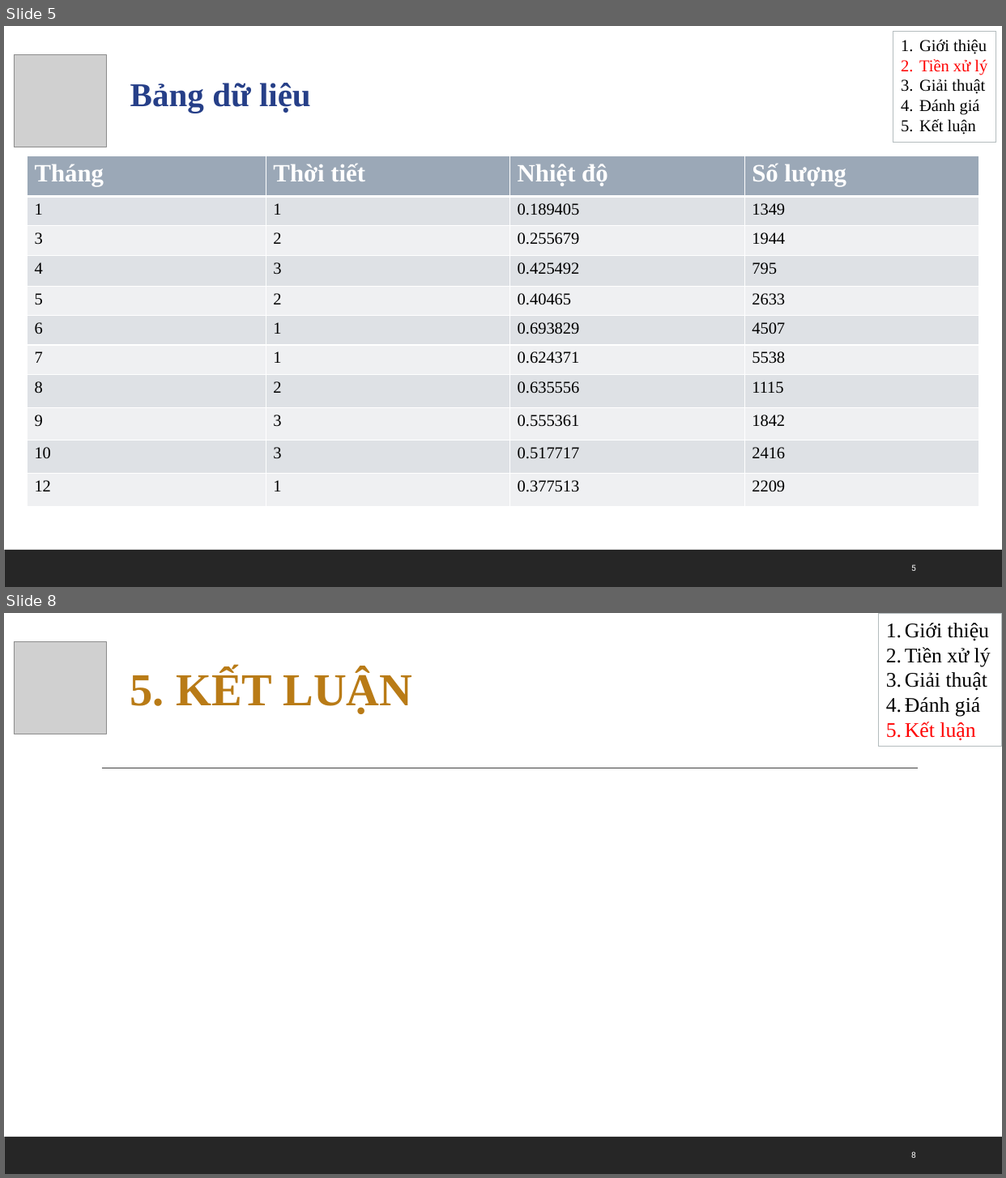
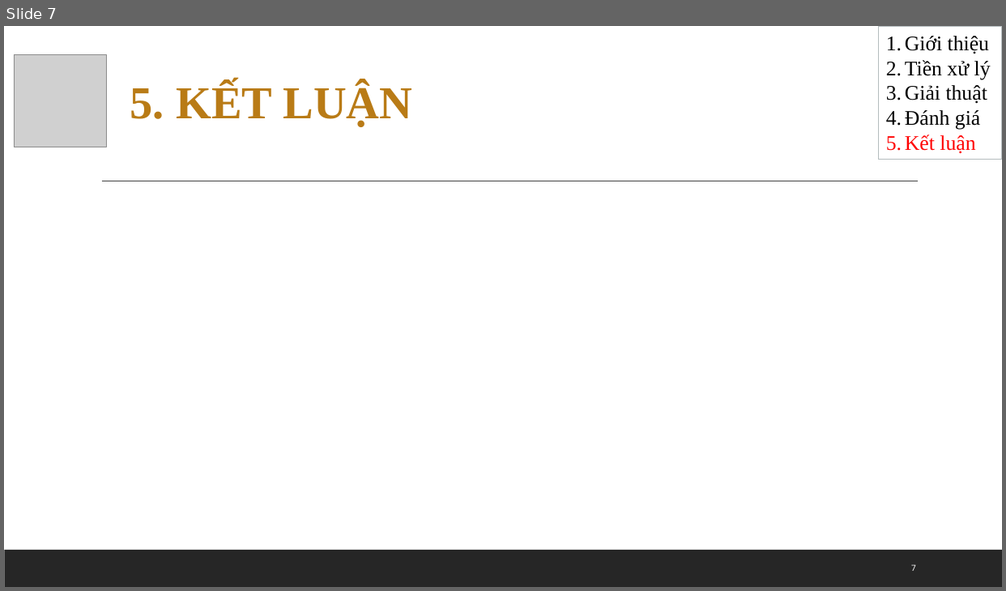
Before and after one commit to yllaw99/bike-sharing-predication-VN, a slide deck: btn-baocao.pptx. Shown one above the other, each under a label of ours: slides 5 and 8 before the commit, slide 7 after it; the slides between them are not shown. The pictures are 1006x1178 and 1006x591 pixels, drawn with LibreOffice and Linux fonts; fonts in the diff are those of the drawing; grey boxes stand for pictures. Boxes give left, top, right and bottom in pixels: in the first picture for what was removed or moved away, otherwise in the second. Text is boxed around its words. In the diff, an @@ line names an element or a change of style, - is before the commit and + after.

```diff
--- a/btn-baocao.pptx
+++ b/btn-baocao.pptx
@@ slide 5 removed at (4, 26, 1002, 587), background #FFFFFF; not listed: 1 template element that a slide beside it also shows @@
@@ rectangle removed at (893, 31, 996, 142) @@
-1. Giới thiệu
-2. Tiền xử lý
-3. Giải thuật
-4. Đánh giá
-5. Kết luận
@@ picture removed at (14, 54, 106, 147) @@
@@ text removed at (130, 83, 311, 113) @@
-Bảng dữ liệu
@@ table removed at (27, 156, 978, 506), 11 rows, 4 columns @@
-Tháng | Thời tiết | Nhiệt độ | Số lượng
-1 | 1 | 0.189405 | 1349
-3 | 2 | 0.255679 | 1944
-4 | 3 | 0.425492 | 795
-5 | 2 | 0.40465 | 2633
-6 | 1 | 0.693829 | 4507
-7 | 1 | 0.624371 | 5538
-8 | 2 | 0.635556 | 1115
-9 | 3 | 0.555361 | 1842
-10 | 3 | 0.517717 | 2416
-12 | 1 | 0.377513 | 2209
@@ page number removed at (911, 565, 916, 571) @@
-5
@@ what was slide 8 is now slide 7 @@
@@ page number at (911, 565, 916, 571): text changed @@
-8
+7
```
Also in this commit, not shown: 5 slides changed, 2 slides added, 1 other slide removed.
